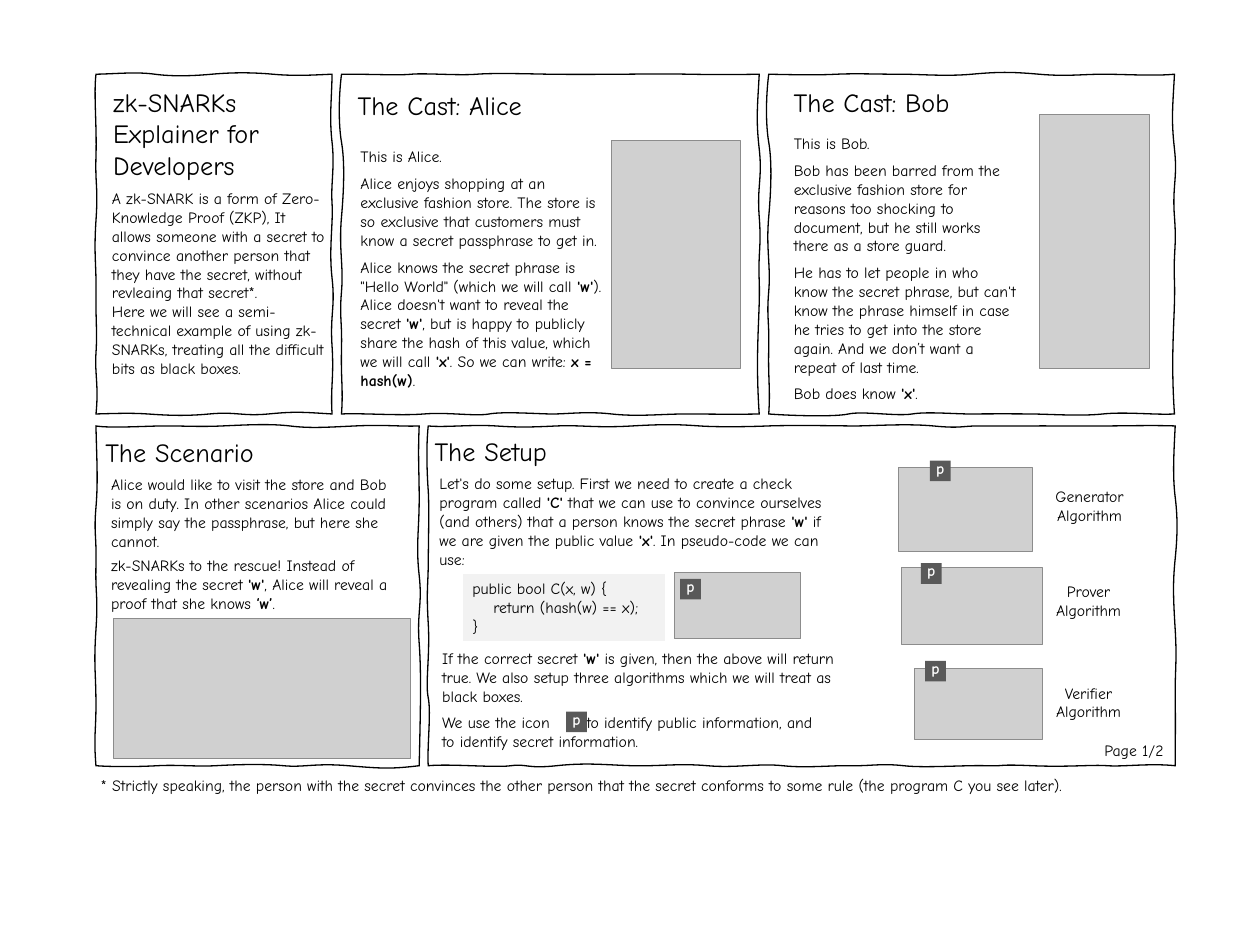
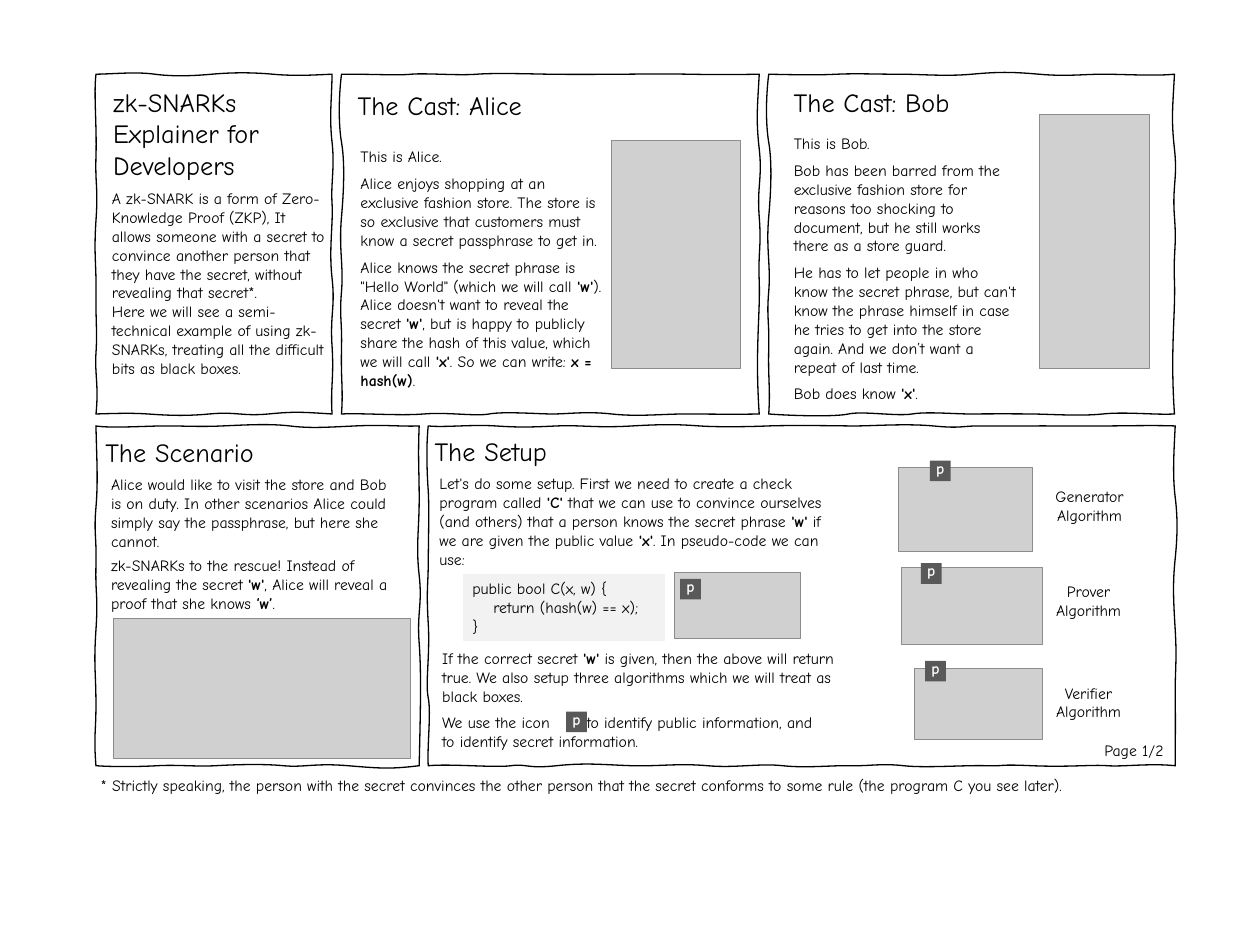
Before and after one commit to KevinSmall/zk-SNARKs-Explainer, a slide deck: slide 1 of zk-SNARKs-Explainer-raw-images.pptx. Drawn at 1260x945 pixels with LibreOffice and Linux fonts; fonts in the diff are those of the drawing; grey boxes stand for pictures; background and template pictures are left out. Boxes give left, top, right and bottom in pixels: in the first picture for what was removed or moved away, otherwise in the second. Text is boxed around its words. In the diff, an @@ line names an element or a change of style, - is before the commit and + after.

```diff
--- a/zk-SNARKs-Explainer-raw-images.pptx
+++ b/zk-SNARKs-Explainer-raw-images.pptx
@@ text at (x1=112, y1=193, x2=324, y2=301): text changed @@
-A zk-SNARK is a form of Zero-Knowledge Proof (ZKP), It allows someone with a secret to convince another person that they have the secret, without revleaing that secret*.
+A zk-SNARK is a form of Zero-Knowledge Proof (ZKP), It allows someone with a secret to convince another person that they have the secret, without revealing that secret*.
```
Also in this commit, not shown: 1 other file.
